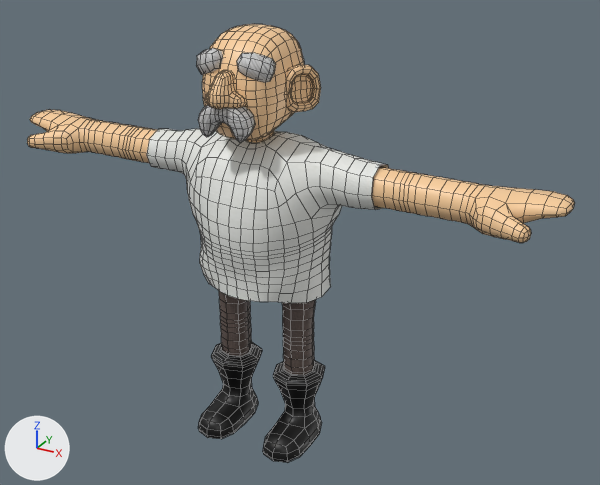
One commit to the FBX model Modelos/Doctor/doctorColor.fbx: the scene before it, then after it.
Before and after are seen from a camera (50 mm lens) standing at (6.76, -10.72, 9.3) and looking at (0.61, 0.45, 3.71). The axes (+X, +Y, +Z) are drawn at lower left. The lights are the same throughout. Mesh edges are drawn as thin lines. Where no turn or scale is listed for an object, it has been applied to the vertices.

The scene before the commit, as lines of its bpy script (objects in view):
```python
me_cube_001 = bpy.data.meshes.new('Cube.001')
me_cube_001.from_pydata(...)  # 3006 vertices, 2952 faces; spans x -4.94..4.94, y -1.37..0.88, z -4.23..3.01
me_cube_001.materials.append(mat_personaje)  # picture img_basecolor_001_png
ob_personajemalla = bpy.data.objects.new('PersonajeMalla', me_cube_001)
ob_personajemalla.location = (0.0, 0.34, 4.24)
```
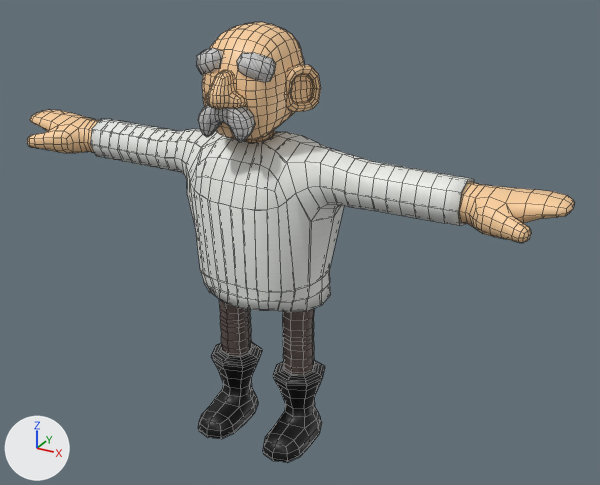
Location of each change, [x1, y1, x2, y2] in pixels of the pictures (600 x 485 px; the box of a moved part takes in the faces that stretch with it):
'PersonajeMalla', reshaped
    before: [27, 24, 575, 463]
    after: [27, 22, 575, 463]
'PersonajeMalla.001', added
    after: [90, 119, 474, 312]
part 1 of me_cube_001, deleted
    before: [147, 129, 388, 303]
part 2 of me_cube_001, moved or reshaped
    before: [216, 24, 291, 65]
    after: [216, 22, 291, 65]

Patch to the scene script:
```diff
--- a/Modelos/Doctor/doctorColor.fbx.py
+++ b/Modelos/Doctor/doctorColor.fbx.py
@@ me_cube_001 @@
 # used by ob_personajemalla; location = (0.0, 0.34, 4.24)
-me_cube_001.from_pydata(...)  # 3006 vertices, 2952 faces; spans x -4.94..4.94, y -1.37..0.88, z -4.23..3.01
+me_cube_001.from_pydata(...)  # 2277 vertices, 2246 faces; spans x -4.94..4.94, y -1.37..0.73, z -4.23..3.06
+# me_cube_001 part 1: the loose piece of 514 vertices spanning x -2.12..2.12, y -1.08..0.88, z -1.41..1.34 is deleted
+# me_cube_001 part 2
+# 8 vertices in x -0.16..0.16, y -0.66..0.27, z 2.88..2.97 move by (0.0, 0.0, 0.02)
+# 7 vertices in x -0.3..0.3, y -0.46..0.44, z 2.84..2.99 move by (0.0, 0.0, 0.01)
+# 5 vertices in x -0.15..0.15, y -0.22..0.04, z 3.0..3.01 move by (0.0, 0.0, 0.03)
+# 3 vertices move from x 0.0, y -0.81..-0.22, z 2.76..3.01 to x 0.0, y -0.81..-0.22, z 2.76..3.06
 me_cube_001.materials.append(mat_personaje)
@@ me_cube_002 @@
+me_cube_002.from_pydata(...)  # 772 vertices, 772 faces; spans x -3.34..3.44, y -1.02..0.88, z -1.57..1.35
+me_cube_002.materials.append(mat_personaje)  # picture img_basecolor_001_png
@@ ob_personajemalla_001 @@
+ob_personajemalla_001 = bpy.data.objects.new('PersonajeMalla.001', me_cube_002)
+ob_personajemalla_001.location = (0.0, 0.34, 4.24)
```
